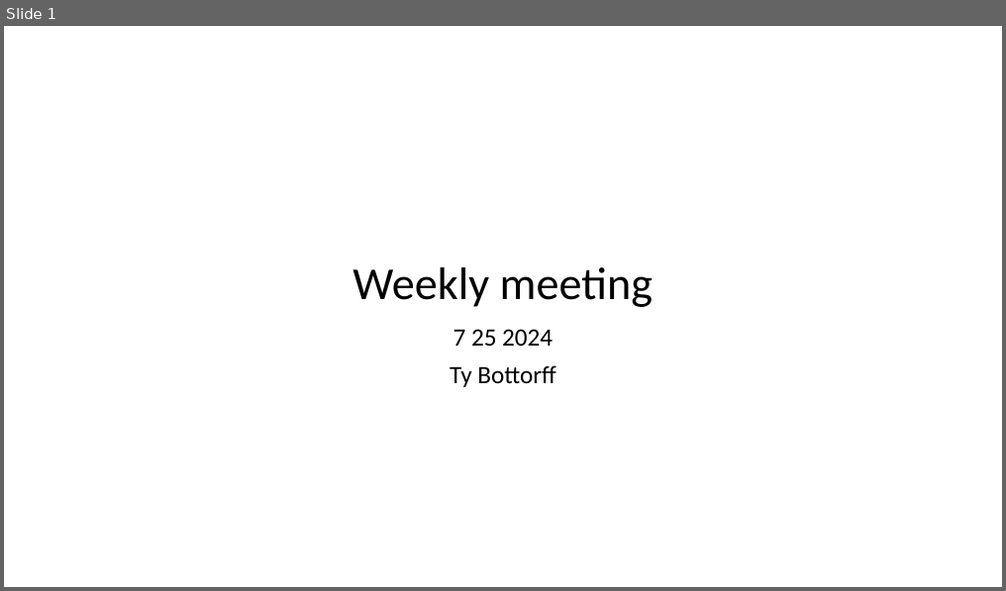
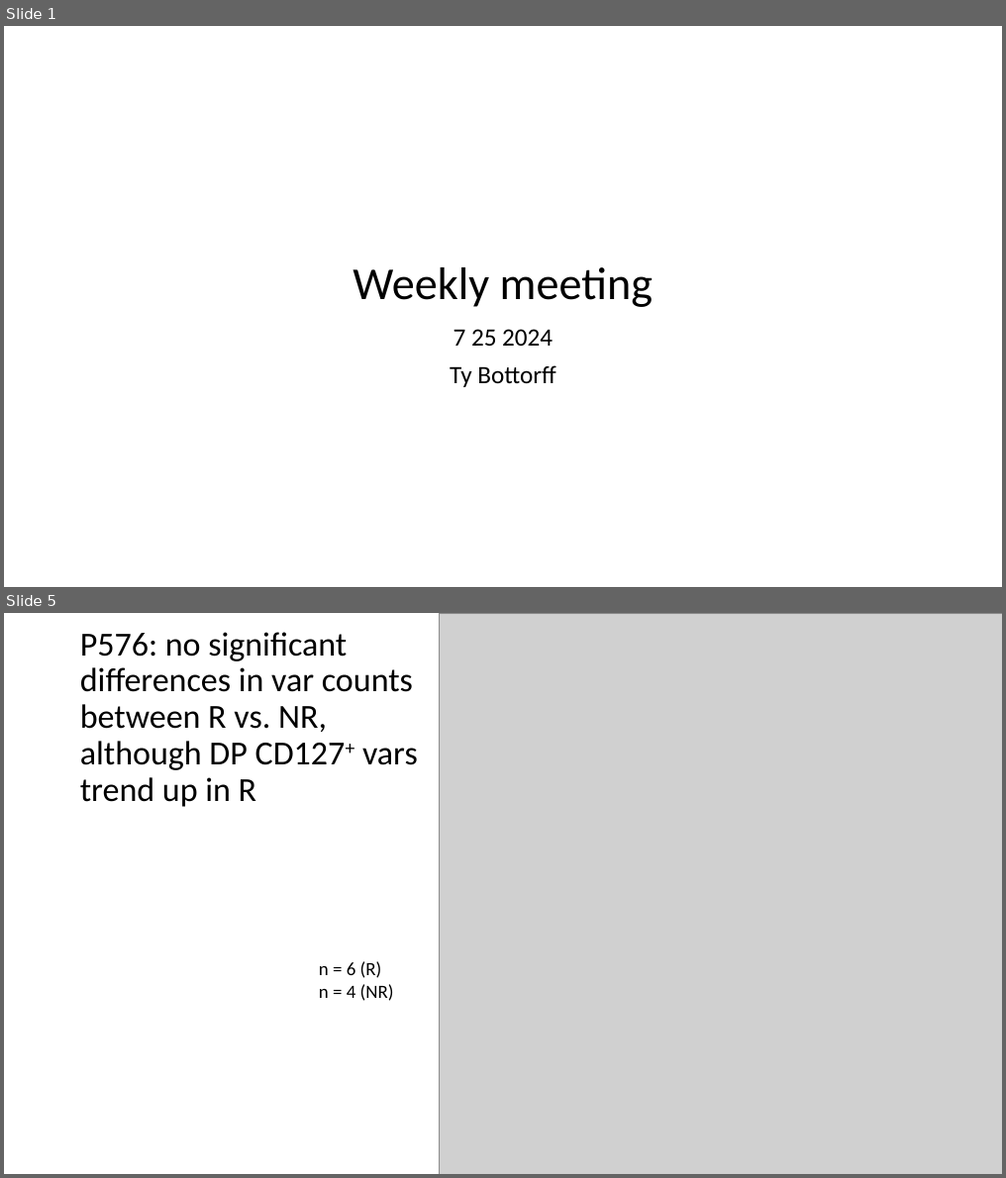
Before and after one commit to tybottorff/bottorffdocs, a slide deck: presentations/weekly_meetings/7_25_24.pptx. Shown one above the other, each under a label of ours: slide 1 before the commit, slides 1 and 5 after it; the slides between them are not shown. The pictures are 1006x591 and 1006x1178 pixels, drawn with LibreOffice and Linux fonts; fonts in the diff are those of the drawing; grey boxes stand for pictures. Boxes give left, top, right and bottom in pixels: in the first picture for what was removed or moved away, otherwise in the second. Text is boxed around its words. In the diff, an @@ line names an element or a change of style, - is before the commit and + after.

```diff
--- a/presentations/weekly_meetings/7_25_24.pptx
+++ b/presentations/weekly_meetings/7_25_24.pptx
@@ slide 5 added at (x1=4, y1=613, x2=1002, y2=1174), background #FFFFFF @@
@@ title added at (x1=80, y1=632, x2=418, y2=807), 32.4 pt, text #000000 @@
+P576: no significant differences in var counts between R vs. NR, although DP CD127+ vars trend up in R
@@ picture added at (x1=439, y1=613, x2=1002, y2=1174) @@
@@ text added at (x1=319, y1=961, x2=394, y2=1001), 18 pt, text #000000 @@
+n = 6 (R)
+n = 4 (NR)
```
Also in this commit, not shown: 2 slides changed, 7 other slides added, 4 slides removed.
